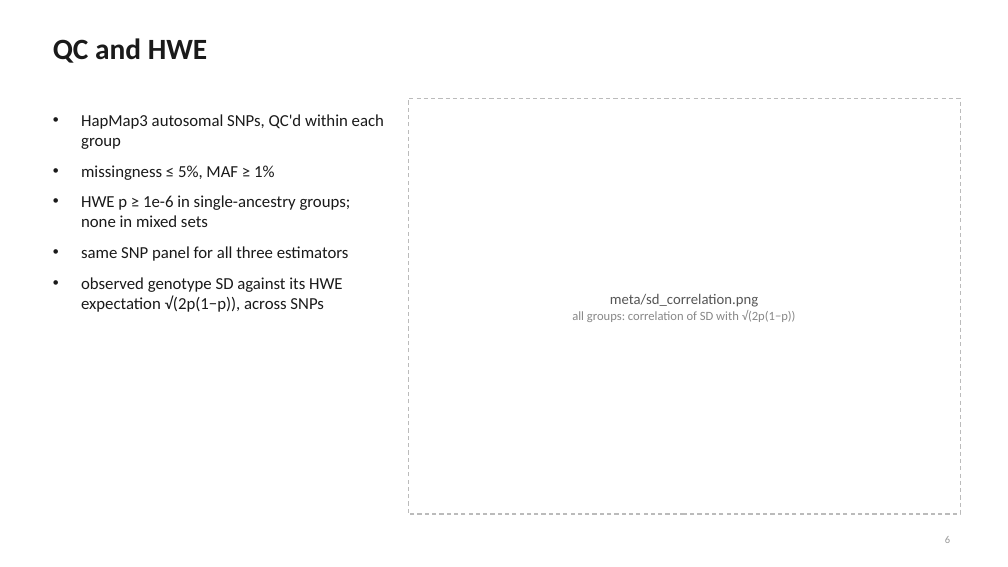
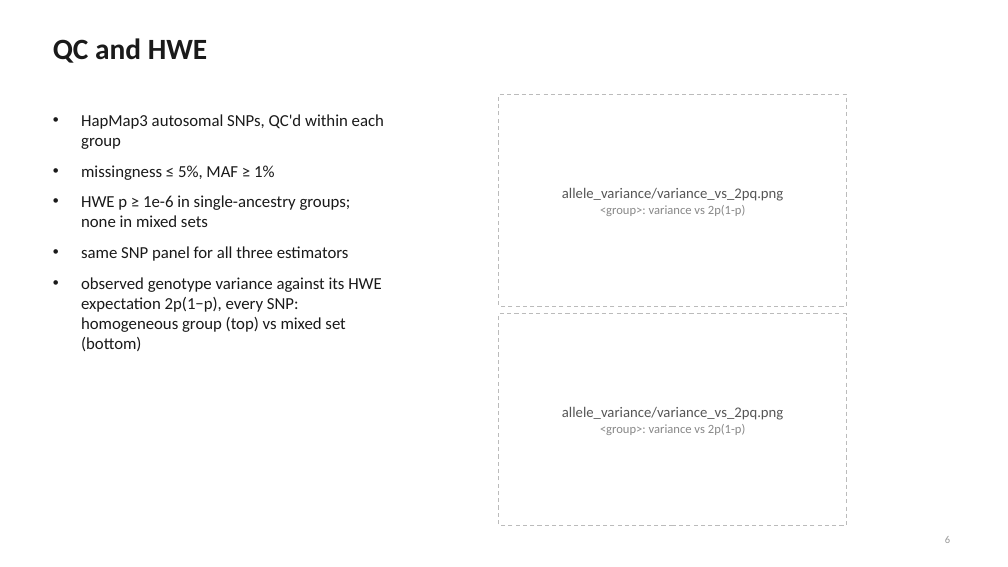
Before and after one commit to mkiravn/aou-covariance, a slide deck: slide 6 of slides/relatedness_condensed.pptx. Drawn at 1008x567 pixels with LibreOffice and Linux fonts; fonts in the diff are those of the drawing. Boxes give left, top, right and bottom in pixels: in the first picture for what was removed or moved away, otherwise in the second. Text is boxed around its words. In the diff, an @@ line names an element or a change of style, - is before the commit and + after.

```diff
--- a/slides/relatedness_condensed.pptx
+++ b/slides/relatedness_condensed.pptx
@@ rectangle: place and size @@
-rectangle at [408, 98, 960, 514]
+rectangle at [499, 95, 847, 306]
@@ text at [562, 188, 783, 216]: text changed; size 12 to 14 pt; text colour #888888 to #555555 @@
-meta/sd_correlation.png
-all groups: correlation of SD with √(2p(1−p))
+allele_variance/variance_vs_2pq.png
+<group>: variance vs 2p(1-p)
@@ text at [81, 277, 382, 351]: text changed @@
-• observed genotype SD against its HWE expectation √(2p(1−p)), across SNPs
+• observed genotype variance against its HWE expectation 2p(1−p), every SNP: homogeneous group (top) vs mixed set (bottom)
@@ rectangle added at [499, 314, 847, 526], fill #FFFFFF, outline #BBBBBB 1 pt dashed @@
@@ text added at [562, 407, 783, 435], 14 pt, text #555555 @@
+allele_variance/variance_vs_2pq.png
+<group>: variance vs 2p(1-p)
```
Also in this commit, not shown: 2 other files.
